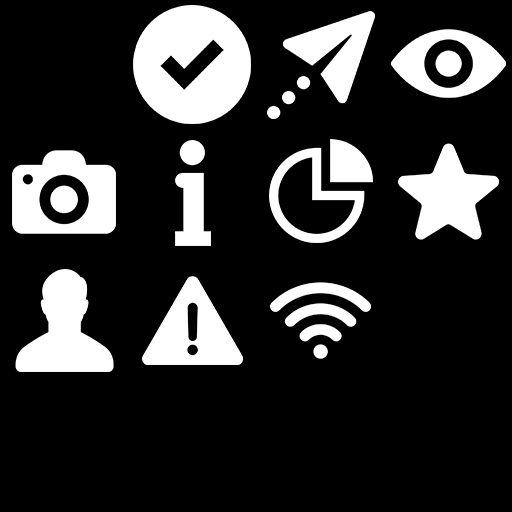
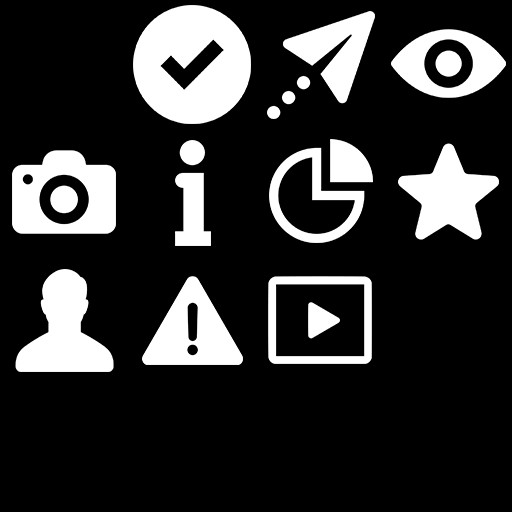
Layered file, before and after one edit (512x512). Changes by layer:
added layer "start-512" in group "Icons" over [268, 276, 372, 364]
hid "wifi" over [270, 282, 371, 359]
